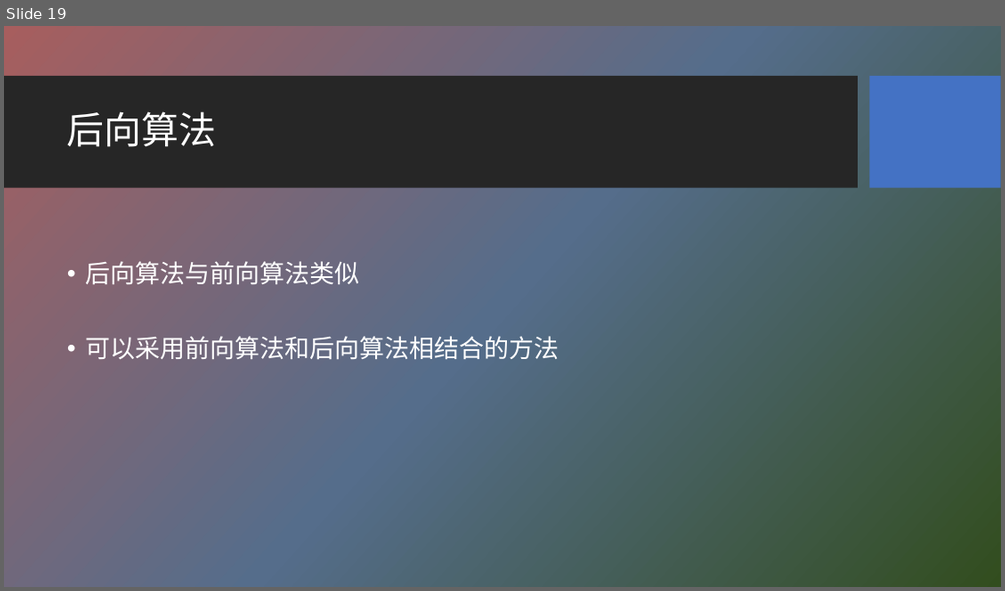
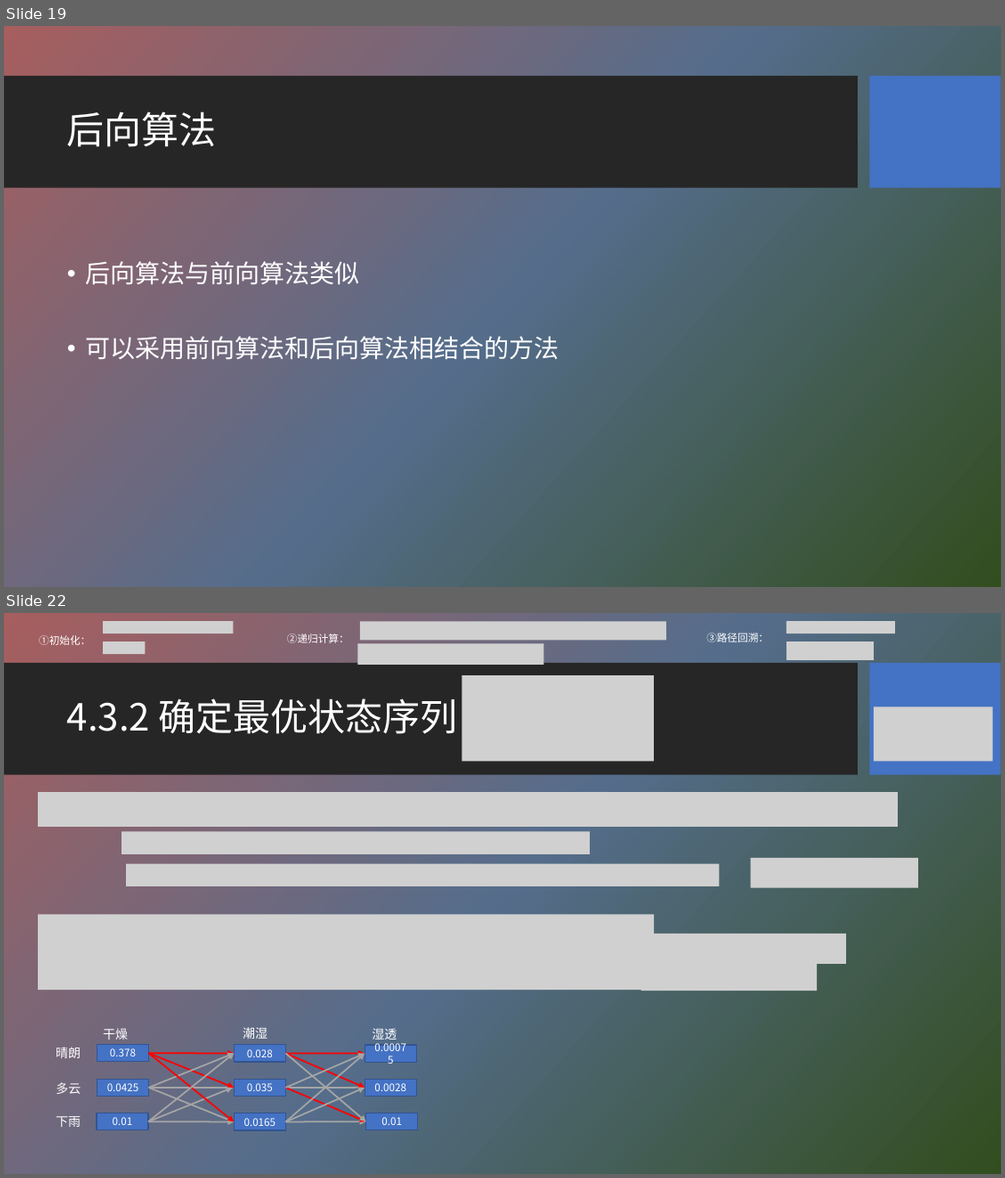
Before and after one commit to HBU/NLP_PPT, a slide deck: PPT-2020/ch04 隐马尔科夫模型.pptx. Shown one above the other, each under a label of ours: slide 19 before the commit, slides 19 and 22 after it; the slides between them are not shown. The pictures are 1005x591 and 1005x1178 pixels, drawn with LibreOffice and Linux fonts; fonts in the diff are those of the drawing; grey boxes stand for pictures; background and template pictures are left out. Boxes give left, top, right and bottom in pixels: in the first picture for what was removed or moved away, otherwise in the second. Text is boxed around its words. In the diff, an @@ line names an element or a change of style, - is before the commit and + after.

```diff
--- a/PPT-2020/ch04 隐马尔科夫模型.pptx
+++ b/PPT-2020/ch04 隐马尔科夫模型.pptx
@@ slide 22 added at box(4, 613, 1001, 1174), background picture (left out); not listed: 2 template elements that a slide beside it also shows @@
@@ text added at box(39, 635, 90, 645), 10 pt, text #FFFFFF @@
+①初始化：
@@ picture added at box(103, 621, 233, 634) @@
@@ text added at box(287, 633, 349, 643), 10 pt, text #FFFFFF @@
+②递归计算：
@@ picture added at box(360, 621, 666, 640) @@
@@ text added at box(706, 633, 769, 642), 10 pt, text #FFFFFF @@
+③路径回溯：
@@ picture added at box(786, 621, 895, 634) @@
@@ picture added at box(103, 641, 145, 654) @@
@@ picture added at box(357, 643, 544, 665) @@
@@ picture added at box(786, 641, 874, 660) @@
@@ picture added at box(461, 676, 654, 762) @@
@@ title added at box(67, 698, 458, 734), 36 pt, text #FFFFFF @@
+4.3.2 确定最优状态序列
@@ picture added at box(874, 706, 993, 761) @@
@@ picture added at box(38, 792, 898, 826) @@
@@ picture added at box(121, 831, 590, 854) @@
@@ picture added at box(126, 863, 719, 886) @@
@@ picture added at box(751, 858, 919, 887) @@
@@ picture added at box(38, 915, 654, 989) @@
@@ picture added at box(641, 933, 846, 964) @@
@@ picture added at box(641, 961, 817, 990) @@
@@ group added at box(56, 1027, 418, 1130): 18 arrows, 9 rectangles, 6 texts @@
+0.378
+0.028
+0.00075
+0.0425
+0.01
+0.035
+0.0028
+0.01
+0.0165
+晴朗
+多云
+下雨
+干燥
+潮湿
+湿透
```
Also in this commit, not shown: 4 slides changed, 2 other slides added.
